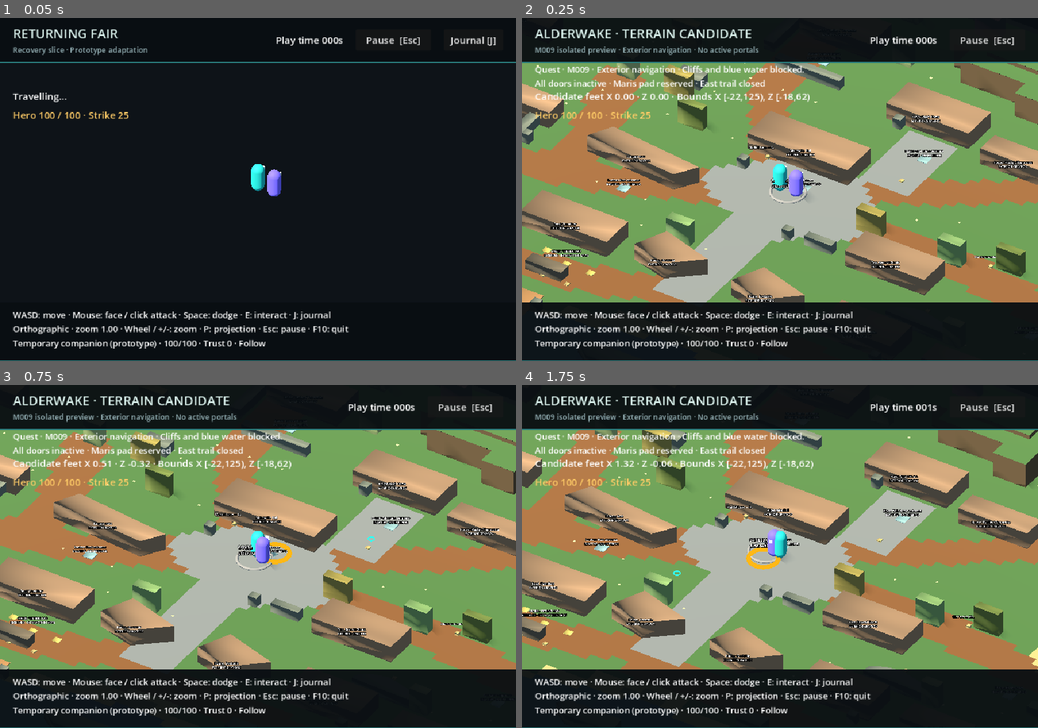
Above: before the commit, frames 1-4 (two rows, left to right).
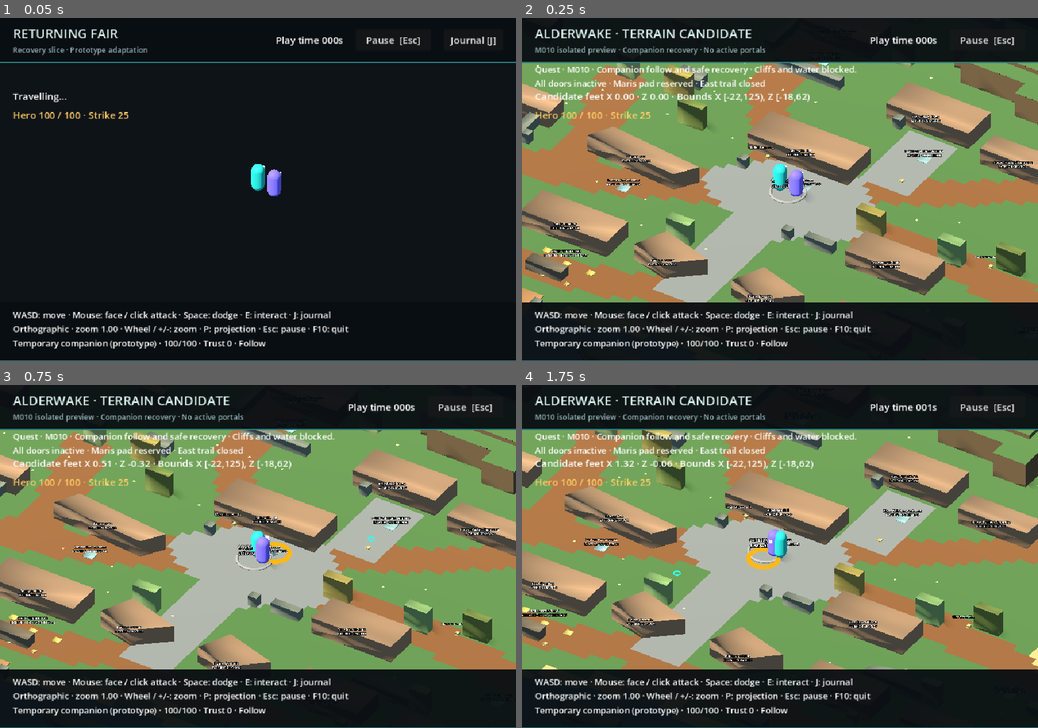
Above: after the commit, the same moments.

Repository: conejoo/game-prototype-3
Game: Godot game, scene res://tests/map_candidate.tscn
The game is run twice, just before and just after one commit, with the same random seed, the same clock (stepped at 60 frames per second) and the same inputs. This scene is started directly instead of the project's main scene.
Inputs (mouse positions are in pixels of both pictures, inside the frame that each line leads up to):
- Up to frame 1 (0.05 s): no input
- Up to frame 2 (0.25 s): no input
- Up to frame 3 (0.75 s): tap Enter at 0.5 s; move the mouse to (371, 539) at 0.52 s; hold D (move_right) from 0.53 s (still down); hold J (journal) from 0.53 s (still down); click (371, 539) at 0.67 s
- Up to frame 4 (1.75 s): move the mouse to (676, 573) at 1.27 s; release D (move_right) at 1.28 s; release J (journal) at 1.28 s; hold S (move_back) from 1.28 s (still down); click (676, 573) at 1.35 s; tap J (journal) at 1.55 s

Frame 1 is identical in both runs. In frame 2, 0.8% of the frame differs, in the area x 4-65%, y 8-17%; in frame 3, 0.8%; in frame 4, 0.9%.

Commit message:
Implement M010 connected companion recovery and ramp following

Diff:
--- a/game/features/actors/companion_controller.gd
+++ b/game/features/actors/companion_controller.gd
@@ -61,7 +61,7 @@
 		actor.request_attack()
 		_stuck_seconds = 0.0
 		return
-	if not fight and distance < 1.6:
+	if not fight and distance < 1.6 and absf(actor.global_position.y - destination.y) < 0.1 and _can_see_leader():
 		actor.move_direction(Vector3.ZERO)
 		_stuck_seconds = 0.0
 		return
@@ -87,7 +87,12 @@
 
 
 func _safe_place() -> bool:
+	# Recovery is relocation, so enforce the same threat boundary here as callers.
+	if not enabled or hero.state.health <= 0 or in_combat():
+		return false
 	var map: RID = actor.get_world_3d().navigation_map
+	if NavigationServer3D.map_get_iteration_id(map) == 0:
+		return false
 	var space: PhysicsDirectSpaceState3D = actor.get_world_3d().direct_space_state
 	var collider: CollisionShape3D = actor.get_node("CollisionShape3D")
 	for index: int in range(8):
@@ -111,11 +116,67 @@
 		var sight: PhysicsRayQueryParameters3D = PhysicsRayQueryParameters3D.create(point + Vector3.UP * 0.3, hero.global_position + Vector3.UP * 0.3, 1)
 		if not space.intersect_ray(sight).is_empty():
 			continue
+		if not _connected_placement(map, space, point, collider):
+			continue
 		actor.global_position = point
+		actor.clear_input()
 		actor.reset_physics_interpolation()
 		return true
 	return false
 
 
+func _connected_placement(map: RID, space: PhysicsDirectSpaceState3D, point: Vector3, collider: CollisionShape3D) -> bool:
+	var start: Vector3 = actor.global_position
+	# Connected banks can still have a long route via a distant crossing. Do not
+	# relocate through intervening river, cliffs or trunks; follow that route.
+	# Check the cheap local corridor first, before a potentially long path query.
+	if not _clear_corridor(space, start, point, collider):
+		return false
+	var path: PackedVector3Array = NavigationServer3D.map_get_path(map, start, point, true)
+	# A nonempty path can end on the nearest disconnected island. Check both ends,
+	# including height, before trusting any navigation result.
+	if path.size() < 2 or _flat(path[0] - start).length() > 0.4 or absf(path[0].y - start.y) > 0.35 or _flat(path[-1] - point).length() > 0.1 or absf(path[-1].y - point.y) > 0.35:
+		return false
+	for index: int in range(1, path.size()):
+		if not _clear_corridor(space, path[index - 1], path[index], collider):
+			return false
+	return true
+
+
+func _clear_corridor(space: PhysicsDirectSpaceState3D, start: Vector3, end: Vector3, collider: CollisionShape3D) -> bool:
+	var count: int = maxi(1, ceili(start.distance_to(end) / 0.1))
+	var previous: Vector3
+	var query: PhysicsShapeQueryParameters3D = PhysicsShapeQueryParameters3D.new()
+	query.shape = collider.shape
+	query.collision_mask = 1
+	query.exclude = [actor.get_rid()]
+	for index: int in range(count + 1):
+		var wanted: Vector3 = start.lerp(end, float(index) / count)
+		# Compact Recast rooms offset their mesh 0.25m above physical floor;
+		# candidate uses 0.05m. Ground every sample against physics in both.
+		var ray: PhysicsRayQueryParameters3D = PhysicsRayQueryParameters3D.create(wanted + Vector3.UP * 0.4, wanted + Vector3.DOWN * 0.4, 1)
+		var hit: Dictionary = space.intersect_ray(ray)
+		if hit.is_empty() or (hit.normal as Vector3).y < 0.9 or absf(hit.position.y - wanted.y) > 0.35:
+			return false
+		var feet: Vector3 = hit.position
+		query.transform = Transform3D(Basis.IDENTITY, feet + collider.position + Vector3.UP * 0.02)
+		query.motion = Vector3.ZERO
+		if not space.intersect_shape(query).is_empty():
+			return false
+		if index > 0:
+			# Sweep between samples too: a thin cliff/barrier cannot hide in a gap.
+			query.transform.origin = previous + collider.position + Vector3.UP * 0.02
+			query.motion = feet - previous
+			if space.cast_motion(query)[0] < 1.0:
+				return false
+		previous = feet
+	return true
+
+
+func _can_see_leader() -> bool:
+	var ray: PhysicsRayQueryParameters3D = PhysicsRayQueryParameters3D.create(actor.global_position + Vector3.UP * 0.3, hero.global_position + Vector3.UP * 0.3, 1)
+	return actor.get_world_3d().direct_space_state.intersect_ray(ray).is_empty()
+
+
 func _flat(direction: Vector3) -> Vector3:
 	return Vector3(direction.x, 0, direction.z)
--- a/game/tests/companion_checks.gd
+++ b/game/tests/companion_checks.gd
@@ -31,7 +31,7 @@
 		_check(ally.global_position.distance_to(game.player_placeholder.global_position) < 1.9 and ally.global_position.z < -3, "Companion failed obstacle route in " + room)
 		_check(ai.catchups == before and ai.repaths > 0, "Obstacle follow used teleport instead of route")
 		_check(ally.is_on_floor() and ally.get_instance_id() == identity and ally.state == state, "Follow lost floor/identity/state")
-	# A physical runtime barrier invalidates the baked route; recovery must be safe.
+	# A physical runtime barrier invalidates the baked route; no teleport through it.
 	game.player_placeholder.global_position = Vector3(-4, 0, 4)
 	ally.global_position = Vector3(-4, 0, 0)
 	var barrier: StaticBody3D = StaticBody3D.new()
@@ -52,13 +52,13 @@
 	await _frames(65)
 	await _capture("fixture-blocked-route")
 	await _frames(200)
-	_check(ai.catchups > catches and ally.global_position.distance_to(game.player_placeholder.global_position) < 2.2, "Stuck route did not safely catch up")
+	_check(ai.catchups == catches and ally.global_position.z < 2, "Stale navigation teleported through runtime barrier")
 	_check(not _overlaps_world(ally), "Catch-up overlapped world")
-	await _capture("fixture-safe-catchup")
+	await _capture("fixture-rejected-catchup")
 	barrier.queue_free()
 	await _frames(2)
 	game.player_placeholder.global_position = Vector3(-5, 0, -4)
-	ally.global_position = Vector3(5, 0, 4)
+	ally.global_position = Vector3(5, 0, -4)
 	ai.reset_route()
 	catches = ai.catchups
 	await _frames(5)
@@ -142,7 +142,7 @@
 	for failure: String in failures:
 		push_error(failure)
 	if failures.is_empty():
-		print("P009 checks: PASS — both obstacle routes, stuck/separated safe catch-up, incapacitation/recovery, assist, once-only guardian effect, v1/v2 migration/rejection, party restore and identity.")
+		print("P009 checks: PASS — both obstacle routes, stale-barrier catch-up rejection, separated safe catch-up, incapacitation/recovery, assist, once-only guardian effect, v1/v2 migration/rejection, party restore and identity.")
 	quit(0 if failures.is_empty() else 1)
 
 
--- a/game/tests/map_candidate_root.gd
+++ b/game/tests/map_candidate_root.gd
@@ -17,15 +17,15 @@
 		actor.floor_snap_length = 0.04
 		actor.floor_contact_height = _candidate_floor_height.bind(actor)
 	ui.get_node("Screen/Header/Margin/Row/Titles/Title").text = "ALDERWAKE · TERRAIN CANDIDATE"
-	ui.location_label.text = "M009 isolated preview · Exterior navigation · No active portals"
+	ui.location_label.text = "M010 isolated preview · Companion recovery · No active portals"
 	ui.journal_button.visible = false
-	print("M009 candidate ready: ", JSON.stringify(world_host.current_location.preview_report))
+	print("M010 candidate ready: ", JSON.stringify(world_host.current_location.preview_report))
 	if "--candidate-paused" in OS.get_cmdline_user_args():
 		_set_paused(true)
 
 
 func _refresh_journal() -> void:
-	ui.show_objective("M009 · Exterior navigation · Cliffs and blue water blocked.\nAll doors inactive · Maris pad reserved · East trail closed")
+	ui.show_objective("M010 · Companion follow and safe recovery · Cliffs and water blocked.\nAll doors inactive · Maris pad reserved · East trail closed")
 
 
 func _refresh_interaction() -> void:
--- /dev/null
+++ b/game/tests/map_companion_checks.gd
@@ -0,0 +1,285 @@
+extends SceneTree
+## M010 synthetic setup, shared physical movement and actual companion AI.
+## Fixed stepping accelerates checks; rendered ordinary-input evidence is separate.
+
+const DT: float = 1.0 / 60.0
+var failures: PackedStringArray = []
+var report: Dictionary = {"follow_routes": {}, "rejections": {}, "suspension": {}}
+var game: Node3D
+var location: AlderwakeTerrainPreview
+var hero: ActorPlaceholder
+var ally: ActorPlaceholder
+var ai: CompanionController
+var samples: int = 0
+var max_ground_error: float = 0.0
+
+
+func _initialize() -> void:
+	_run.call_deferred()
+
+
+func _run() -> void:
+	game = load("res://tests/map_candidate.tscn").instantiate()
+	root.add_child(game)
+	await game.world_host.transition_finished
+	await process_frame
+	location = game.world_host.current_location
+	hero = game.player_placeholder
+	ally = game.companion
+	ai = game.companion_ai
+	hero.set_physics_process(false)
+	ally.set_physics_process(false)
+	ai.set_physics_process(false)
+	hero.player_controlled = false
+	var identity: int = ally.get_instance_id()
+	var state: ActorState = ally.state
+	var bank_path: PackedVector3Array = NavigationServer3D.map_get_path(game.get_world_3d().navigation_map, Vector3(66, 0, 12.5), Vector3(93, 0, -0.5), true)
+	var bank_points: Array = []
+	for point: Vector3 in bank_path:
+		bank_points.append(_plain(point))
+	report["render_routes"] = {"ford-west-to-bridge-west": {"path": bank_points}}
+	for crossing: Array in [["bridge", Vector3(93, 0, -0.5), Vector3(103, 0, -0.5)], ["ford", Vector3(66, 0, 12.5), Vector3(75, 0, 12.5)]]:
+		await _follow(crossing[0] + "-forward", crossing[1], crossing[2])
+		await _follow(crossing[0] + "-reverse", crossing[2], crossing[1])
+	await _follow("moonwell-forward", Vector3.ZERO, Vector3(31.51317596435547, 0.5, 5.25))
+	await _follow("moonwell-reverse", Vector3(31.51317596435547, 0.5, 5.25), Vector3.ZERO)
+	# Full journeys exercise the ramp networks. A 2m individual ramp probe can
+	# stop the ally 1.6m short by design; it cannot prove complete AI traversal.
+	for goal: Array in [["western-rise", Vector3(-14, 0.75, -15.5)], ["upper-moonwood", Vector3(32, 0.5, -5.5)], ["western-side-rise", Vector3(-15.5, 0.75, -12.5)]]:
+		await _follow(goal[0] + "-forward", Vector3.ZERO, goal[1])
+		await _follow(goal[0] + "-reverse", goal[1], Vector3.ZERO)
+	# Northern high pad is an authored isolated terrace, reached only in this
+	# fixture. Test its internal ramp without inventing a route through cliffs.
+	await _follow("northern-rise-up", Vector3(8.5, 1.5, -15.5), Vector3(4.5, 1.75, -15.5))
+	await _follow("northern-rise-down", Vector3(4.5, 1.75, -15.5), Vector3(4.5, 1.5, -16.5))
+	# Physically stall the actor on an unbaked low curb. Recovery must wait until
+	# the obstruction is removed and its corridor becomes traversable.
+	await _setup(Vector3(2.5, 0, 0), Vector3.ZERO)
+	var curb: StaticBody3D = StaticBody3D.new()
+	var shape: BoxShape3D = BoxShape3D.new()
+	shape.size = Vector3(0.1, 0.15, 0.8)
+	var collider: CollisionShape3D = CollisionShape3D.new()
+	collider.shape = shape
+	curb.add_child(collider)
+	location.add_child(curb)
+	curb.position = Vector3(1, 0.075, 0)
+	await physics_frame
+	var before: int = ai.catchups
+	for tick: int in range(360):
+		_step()
+	_check(ai.catchups == before and ally.global_position.x < 1, "Physical stall skipped the low curb")
+	_check(ai._stuck_seconds >= 2.5, "Physical stall failed to accumulate real stuck time")
+	curb.queue_free()
+	await physics_frame
+	# The blocked route becomes traversable after removal. Invoke the same AI
+	# recovery tick before further movement so the retained stall timer is tested.
+	ai._physics_process(DT)
+	_check(ai.catchups == before + 1 and _flat(ally.global_position - hero.global_position).length() < 2.2, "Cleared physical stall failed safe catch-up")
+	report["stall"] = {"blocked_ticks": 360, "catchups_after_clear": ai.catchups - before, "feet": _plain(ally.global_position)}
+	# A genuine shared-API incapacitation waits 3s, remains connected, and heals
+	# the same state only after safe placement; timers must freeze in every gate.
+	await _setup(Vector3(6, 0, 0), Vector3(4, 0, 0))
+	_check(ally.receive_damage(100), "Incapacitation damage rejected")
+	for gate: String in ["pause", "dialogue", "focus", "journal"]:
+		match gate:
+			"pause": game._set_paused(true)
+			"dialogue":
+				game.dialogue.begin(game.catalog.get_dialogue("prototype-companion-greeting"), "m010-synthetic-station")
+				game._update_controls()
+			"focus": game._notification(Node.NOTIFICATION_APPLICATION_FOCUS_OUT)
+			"journal":
+				game.journal_open = true
+				game._update_controls()
+		var feet: Vector3 = ally.global_position
+		var timer: float = ai._recovery_seconds
+		var repaths: int = ai.repaths
+		for tick: int in range(240):
+			ai._physics_process(DT)
+		await process_frame
+		_check(not ai.enabled and ally.state.health == 0 and ally.global_position == feet and ai._recovery_seconds == timer and ai.repaths == repaths, "AI did not suspend: " + gate)
+		report.suspension[gate] = true
+		match gate:
+			"pause": game._set_paused(false)
+			"dialogue": game._cancel_dialogue()
+			"focus": game._notification(Node.NOTIFICATION_APPLICATION_FOCUS_IN)
+			"journal":
+				game.journal_open = false
+				game._update_controls()
+	var heals: int = ai.recoveries
+	for tick: int in range(179):
+		_step()
+	_check(ally.state.health == 0 and ai.recoveries == heals, "Recovery healed before three seconds")
+	for tick: int in range(10):
+		_step()
+	_check(ally.state.health == 100 and ai.recoveries == heals + 1 and ally.state == state, "Connected recovery failed/changed ownership")
+	report["incapacitation"] = {"delay_seconds": 3, "recoveries": ai.recoveries - heals}
+	# Actual retained river and cliff pairs have a route via a crossing/ramp but
+	# the relocation chord is blocked. No shortcuts even with local hero LOS.
+	for fixture: Array in [["river", Vector3(66, 0, 10), Vector3(75, 0, 10)], ["cliff", Vector3(24, 0, 3), Vector3(26, 0.25, 3)]]:
+		await _setup(fixture[2], fixture[1])
+		await _reject(fixture[0])
+		ally.receive_damage(100)
+		for tick: int in range(240):
+			ai._physics_process(DT)
+		_check(ally.state.health == 0, "Blocked " + fixture[0] + " healed companion")
+	# Query returns nonempty path on an island: reject incomplete end even when
+	# floor, capsule and hero sight are clear. Separate synthetic navigation map.
+	await _setup(Vector3(6, 0, 0), Vector3.ZERO)
+	var island_map: RID = NavigationServer3D.map_create()
+	NavigationServer3D.map_set_active(island_map, true)
+	var regions: Array[RID] = []
+	var island_meshes: Array[NavigationMesh] = []
+	for center: Vector3 in [Vector3.ZERO, Vector3(6, 0, 0)]:
+		var mesh: NavigationMesh = NavigationMesh.new()
+		mesh.vertices = PackedVector3Array([center + Vector3(-2, 0, -2), center + Vector3(2, 0, -2), center + Vector3(2, 0, 2), center + Vector3(-2, 0, 2)])
+		mesh.add_polygon(PackedInt32Array([0, 1, 2, 3]))
+		island_meshes.append(mesh)
+		var region: RID = NavigationServer3D.region_create()
+		NavigationServer3D.region_set_enabled(region, true)
+		NavigationServer3D.region_set_navigation_mesh(region, mesh)
+		NavigationServer3D.region_set_map(region, island_map)
+		regions.append(region)
+	NavigationServer3D.map_force_update(island_map)
+	for attempt: int in range(120):
+		if NavigationServer3D.map_get_iteration_id(island_map) > 0 and NavigationServer3D.map_get_closest_point_owner(island_map, Vector3.ZERO) == regions[0]:
+			break
+		await create_timer(0.01).timeout
+	var wanted: Vector3 = Vector3(7.8, 0, 0)
+	var incomplete: PackedVector3Array = NavigationServer3D.map_get_path(island_map, ally.global_position, wanted, true)
+	_check(not incomplete.is_empty(), "Island fixture needs nonempty partial path")
+	var connected: bool = ai._connected_placement(island_map, game.get_world_3d().direct_space_state, wanted, ally.get_node("CollisionShape3D"))
+	_check(not connected, "Disconnected island placement accepted")
+	report.rejections["disconnected-islands"] = {"accepted": connected, "partial_path_points": incomplete.size(), "partial_end": _plain(incomplete[-1]) if not incomplete.is_empty() else [], "iteration": NavigationServer3D.map_get_iteration_id(island_map)}
+	for region: RID in regions:
+		NavigationServer3D.free_rid(region)
+	NavigationServer3D.free_rid(island_map)
+	# Stale baked route across a newly placed full barrier is rejected by physics.
+	await _setup(Vector3(6, 0, 0), Vector3.ZERO)
+	var barrier: StaticBody3D = StaticBody3D.new()
+	var barrier_shape: BoxShape3D = BoxShape3D.new()
+	barrier_shape.size = Vector3(0.05, 0.2, 20)
+	var barrier_collision: CollisionShape3D = CollisionShape3D.new()
+	barrier_collision.shape = barrier_shape
+	barrier.add_child(barrier_collision)
+	location.add_child(barrier)
+	barrier.position = Vector3(3, 0.1, 0)
+	await physics_frame
+	await _reject("stale-low-barrier")
+	barrier.queue_free()
+	await physics_frame
+	# Threat check belongs inside placement too, not only in recovery callers.
+	var enemy: ActorPlaceholder = hero.duplicate()
+	location.add_child(enemy)
+	enemy.player_controlled = false
+	enemy.initialize(ActorState.new("m010-enemy", game.catalog.get_actor(hero.state.definition_id)))
+	enemy.set_physics_process(false)
+	enemy.global_position = hero.global_position + Vector3.BACK
+	ai.enemy = enemy
+	await _reject("combat")
+	ai.enemy = null
+	enemy.queue_free()
+	# Existing travel transaction suspends/reset timers and retains both wrappers.
+	hero.set_physics_process(true)
+	ally.set_physics_process(true)
+	ai.set_physics_process(true)
+	hero.player_controlled = true
+	for target: Array in [["prototype-tollworks", "tollworks-from-alderwake"], ["candidate-alderwake", "alderwake-from-tollworks"]]:
+		game.world_host.request_transition(target[0], target[1])
+		_check(not ai.enabled and ai.route.is_empty() and ai._recovery_seconds == 0.0 and ai._stuck_seconds == 0.0 and game.party.suspended, "Travel left AI active")
+		await game.world_host.transition_finished
+		_check(ai.enabled and not game.party.suspended and ally.get_instance_id() == identity and ally.state == state, "Travel lost AI/party ownership")
+	report.suspension["travel"] = true
+	_check(game.session.completed_effect_ids.is_empty() and game.party.members().size() == 2, "Candidate recovery changed durable effects/party")
+	report["motion_samples"] = samples
+	report["max_ground_error_m"] = max_ground_error
+	report["failures"] = failures
+	var file: FileAccess = FileAccess.open("res://../docs/evidence/M010/companion-report.json", FileAccess.WRITE)
+	file.store_string(JSON.stringify(report, "\t") + "\n")
+	game.queue_free()
+	await process_frame
+	for failure: String in failures:
+		push_error(failure)
+	print("M010 map_companion_checks ", "PASS" if failures.is_empty() else "FAIL", ": ", samples, " movement samples, ", report.follow_routes.size(), " routes, ground error ", max_ground_error)
+	quit(0 if failures.is_empty() else 1)
+
+
+func _setup(leader: Vector3, follower: Vector3) -> void:
+	hero.global_position = _floor(leader)
+	ally.global_position = _floor(follower)
+	hero.clear_input()
+	ally.clear_input()
+	hero.initialize(hero.state)
+	ally.state.health = 100
+	ally.initialize(ally.state)
+	game._update_controls()
+	ai.reset_route()
+	await physics_frame
+	for tick: int in range(3):
+		hero._physics_process(DT)
+		ally._physics_process(DT)
+
+
+func _follow(id: String, start: Vector3, end: Vector3) -> void:
+	# Start colocated only in this fixture (party members do not block each other).
+	await _setup(start, start)
+	hero.move_speed = 2.8
+	var path: PackedVector3Array = NavigationServer3D.map_get_path(game.get_world_3d().navigation_map, start, end, true)
+	_check(path.size() >= 2 and _flat(path[-1] - end).length() < 0.4, "Follower test endpoint disconnected: " + id)
+	var catches: int = ai.catchups
+	var repaths: int = ai.repaths
+	var ticks: int = 0
+	for target: Vector3 in path:
+		for tick: int in range(4000):
+			var direction: Vector3 = _flat(target - hero.global_position)
+			if direction.length() < 0.08:
+				break
+			hero.move_direction(direction.normalized())
+			_step()
+			ticks += 1
+			if tick == 3999:
+				_check(false, "Leader stalled " + id)
+	hero.move_direction(Vector3.ZERO)
+	for tick: int in range(180):
+		_step()
+	var gap: float = _flat(ally.global_position - hero.global_position).length()
+	_check(gap < 1.9 and _flat(hero.global_position - end).length() < 0.3, "Ally follow stalled: %s gap %.3f feet %s" % [id, gap, ally.global_position])
+	_check(ai.catchups == catches and ai.repaths > repaths, "Follow needed teleport/no repath: " + id)
+	report.follow_routes[id] = {"ticks": ticks, "gap_m": gap, "catchups": ai.catchups - catches, "repaths": ai.repaths - repaths, "end": _plain(hero.global_position), "ally_end": _plain(ally.global_position)}
+	print("M010 follow ", id, " gap ", gap, " catches ", ai.catchups - catches)
+	hero.move_speed = 4.0
+
+
+func _reject(id: String) -> void:
+	var before: Vector3 = ally.global_position
+	var catches: int = ai.catchups
+	var result: bool = ai._safe_place()
+	_check(not result and ally.global_position == before and ai.catchups == catches, "Unsafe recovery accepted: " + id)
+	report.rejections[id] = {"accepted": result, "ally": _plain(before), "hero": _plain(hero.global_position)}
+
+
+func _step() -> void:
+	hero._physics_process(DT)
+	ally._physics_process(DT)
+	ai._physics_process(DT)
+	for actor: ActorPlaceholder in [hero, ally]:
+		var error: float = absf(actor.global_position.y - location.elevation.height_at(Vector2(actor.global_position.x, actor.global_position.z)))
+		max_ground_error = maxf(max_ground_error, error)
+		_check(error < 0.05, "Follower/leader lost ground")
+		samples += 1
+
+
+func _floor(point: Vector3) -> Vector3:
+	return Vector3(point.x, location.elevation.height_at(Vector2(point.x, point.z)), point.z)
+
+
+func _flat(point: Vector3) -> Vector3:
+	return Vector3(point.x, 0, point.z)
+
+
+func _plain(point: Vector3) -> Array:
+	return [point.x, point.y, point.z]
+
+
+func _check(condition: bool, message: String) -> void:
+	if not condition and not failures.has(message):
+		failures.append(message)
Not shown, added: game/tests/map_companion_checks.gd.uid
Not shown, changed: docs/ARCHITECTURE.md
Not shown, changed: docs/map-migration/CHECKLIST.md
Not shown, changed: docs/map-migration/CONTRACT.md
Not shown, changed: docs/map-migration/CURRENT_STATE.md
Not shown, changed: tools/map_migration/CANDIDATE.md
